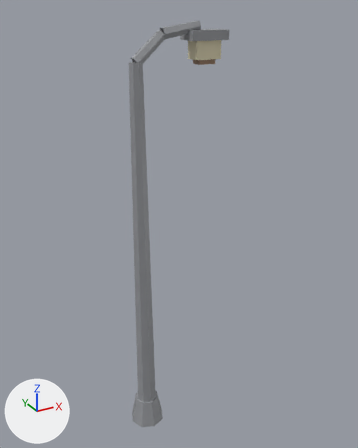
The glTF model assets/props/street_lamp.glb as it was, and as the next commit left it.
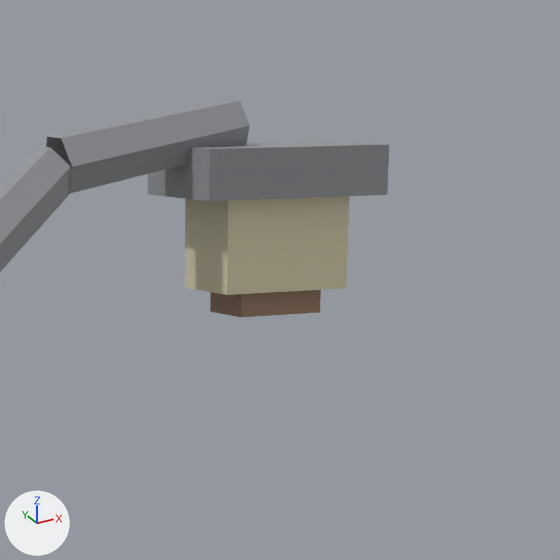
Each version appears first whole from a 50 mm camera at (-2.11, -4.74, 5.11) aimed at (0.52, 0.05, 2.72), and next in a close-up on the part from 42% to 74% of the width and 0% to 25% of the height. The lights are fixed; the arrows at lower left show +X, +Y and +Z. The older version's two pictures come first. Vertices at exactly the same position are counted once.

Objects in the first close-up: 'street_lamp'.
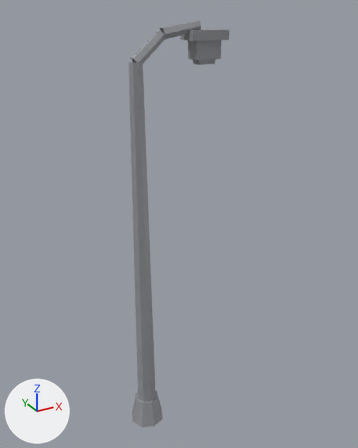
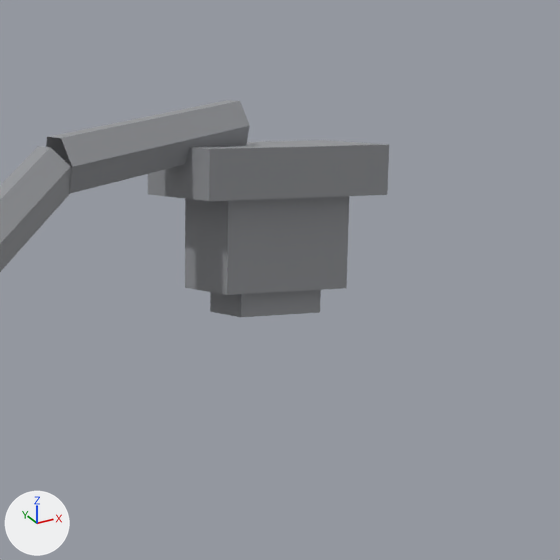
The change, as a diff of the scene's bpy script:
```diff
--- a/assets/props/street_lamp.glb.py
+++ b/assets/props/street_lamp.glb.py
@@ me_street_lamp @@
 me_street_lamp.from_pydata(...)  # 83 vertices, 124 faces; spans x -0.22..1.02, y -0.22..0.22, z 0.0..4.98
 # used by ob_street_lamp; location = (0.0, 0.0, 0.0)
+# me_street_lamp part 1: 12 faces centred in x 0.65..0.95, y -0.09..0.09, z 4.6..4.8 are repainted in the vertex colours; the middle colour goes from beige #ddd4b3 to grey #95979b
+# me_street_lamp part 2: 12 faces centred in x 0.7..0.9, y -0.06..0.06, z 4.55..4.61 are repainted in the vertex colours; the middle colour goes from brown #997c65 to grey #95979b
 me_street_lamp.materials.append(mat_defaultmaterial)
```

Where the change shows, as pixel boxes [x1, y1, x2, y2] in the close-ups (560 x 560 px):
part 1 of me_street_lamp, recoloured (beige to grey)
    both: [185, 196, 349, 295]
part 2 of me_street_lamp, recoloured (brown to grey)
    both: [210, 290, 321, 317]
